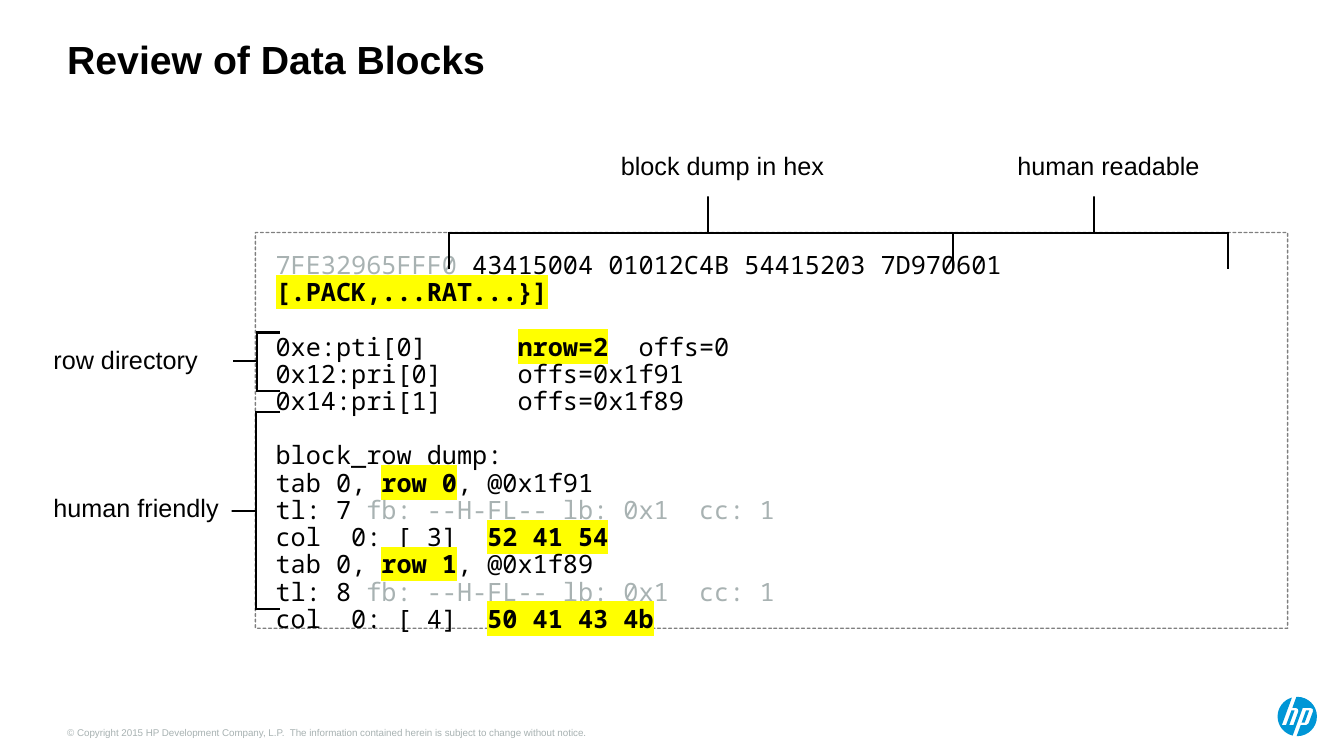
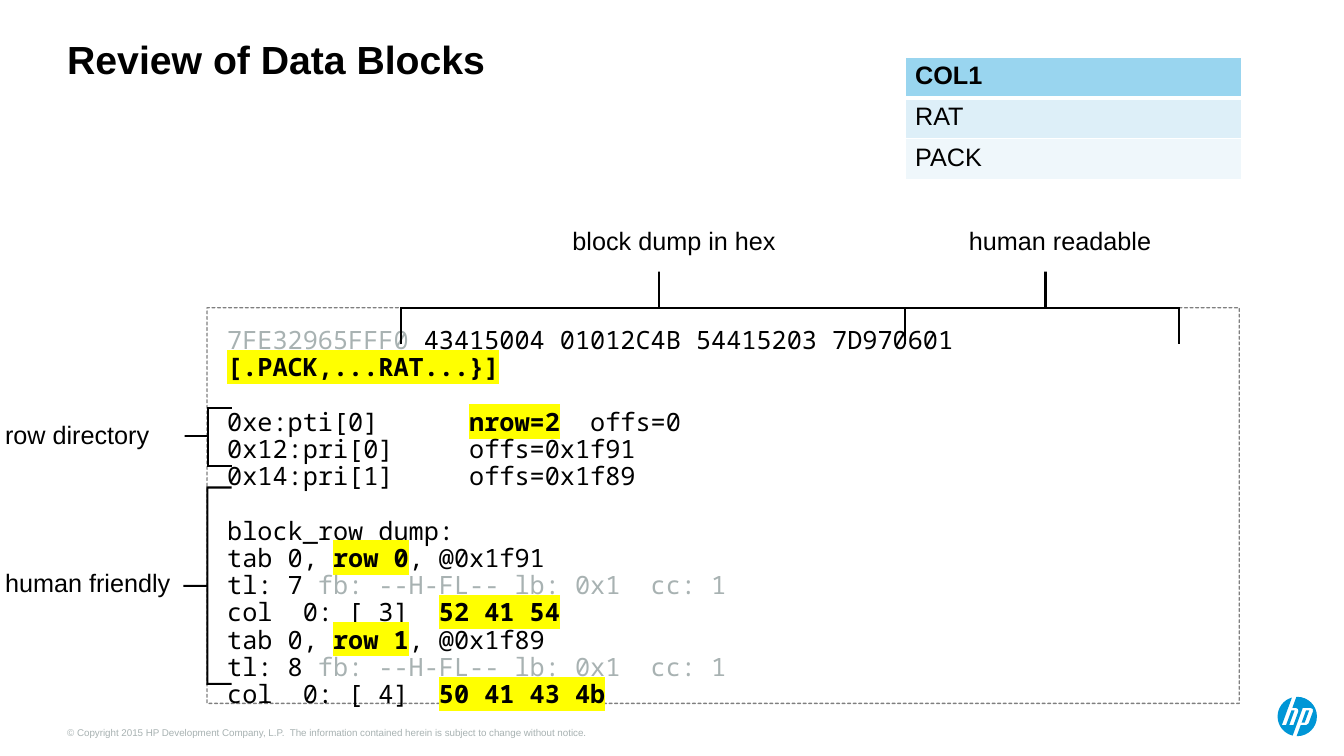
Before and after one commit to Dyland28/HP-Data-Compression, a slide deck: slide 4 of compression_sand_weiss_hotsos_2018.pptx. Drawn at 1344x756 pixels with LibreOffice and Linux fonts; fonts in the diff are those of the drawing. Boxes give left, top, right and bottom in pixels: in the first picture for what was removed or moved away, otherwise in the second. Text is boxed around its words. In the diff, an @@ line names an element or a change of style, - is before the commit and + after.

```diff
--- a/compression_sand_weiss_hotsos_2018.pptx
+++ b/compression_sand_weiss_hotsos_2018.pptx
@@ table added at bbox=[905, 56, 1242, 179], 3 rows, 1 columns @@
+COL1
+RAT
+PACK
@@ 4 texts, 4 right braces, 1 rectangle: place and size @@
-4 texts, 4 right braces, 1 rectangle at bbox=[53, 156, 1288, 629]
+4 texts, 4 right braces, 1 rectangle at bbox=[5, 231, 1239, 704]
```
Also in this commit, not shown: 5 other slides changed, 1 slide added, 2 slides removed.
